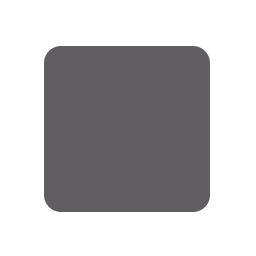
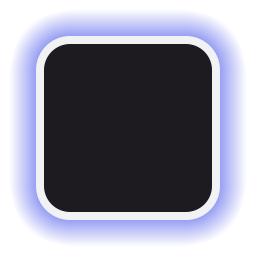
Layered file, before and after one edit (w=256, h=256). Changes by layer:
showed "Stroke", painted on it over [27, 29, 227, 229]
removed layer "Inner" (was 70%) over [44, 46, 210, 212]
showed "Glow", opacity 70% → 100%, painted on it over [31, 31, 225, 225]
